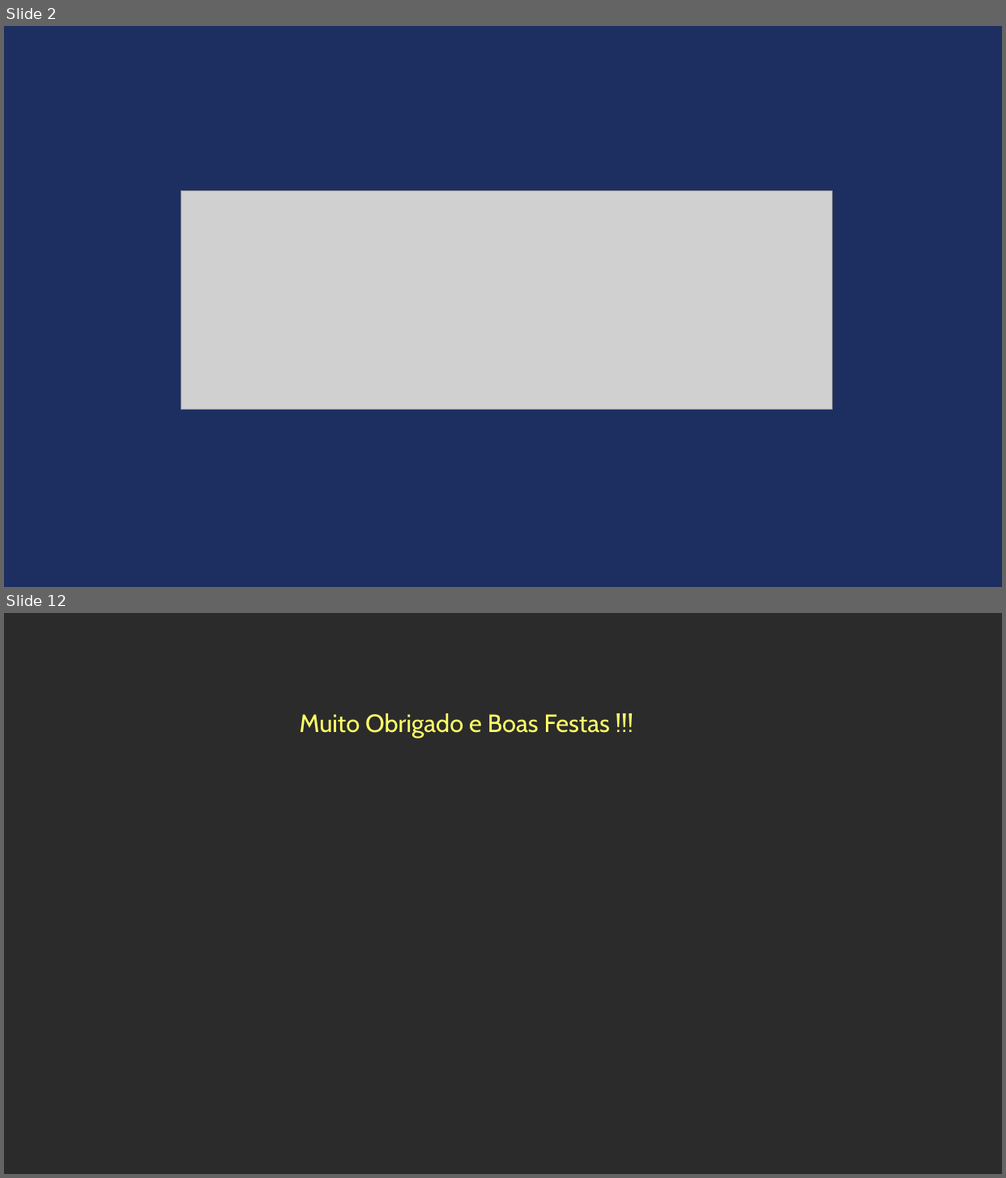
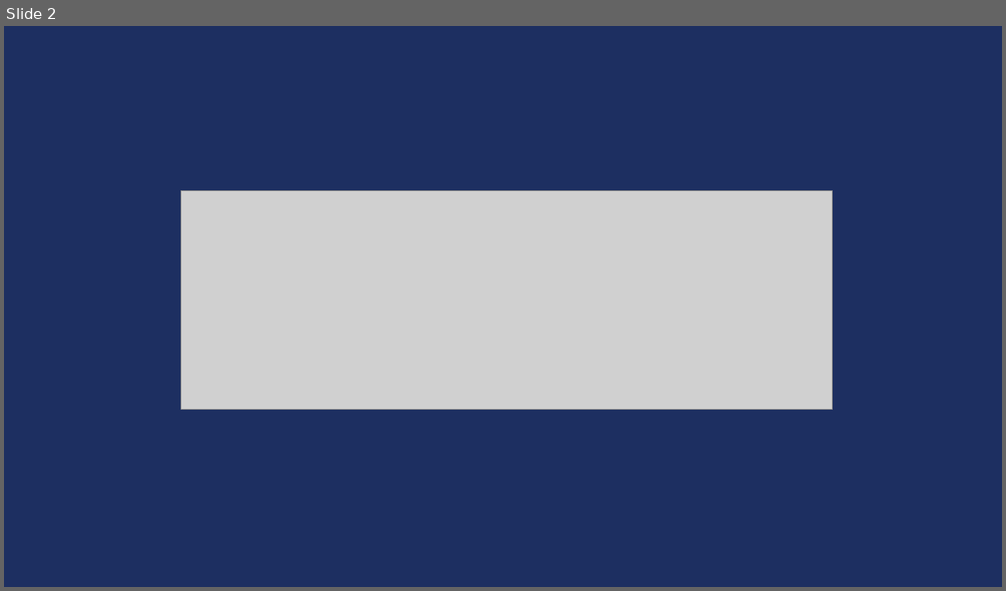
Before and after one commit to lucasperez/apresentacao-angular, a slide deck: apresentacao-ideais-conf-2013.ppt. Shown one above the other, each under a label of ours: slides 2 and 12 before the commit, slide 2 after it; the slides between them are not shown. The pictures are 1006x1178 and 1006x591 pixels, drawn with LibreOffice and Linux fonts; fonts in the diff are those of the drawing; grey boxes stand for pictures; background and template pictures are left out; a plain dark background stands for a picture behind light text. Boxes give left, top, right and bottom in pixels: in the first picture for what was removed or moved away, otherwise in the second. Text is boxed around its words. In the diff, an @@ line names an element or a change of style, - is before the commit and + after.

```diff
--- a/apresentacao-ideais-conf-2013.ppt
+++ b/apresentacao-ideais-conf-2013.ppt
@@ slide 12 removed at [4,613,1002,1174], background picture (left out) @@
@@ text removed at [300,713,610,738] @@
-Muito Obrigado e Boas Festas !!!
```
Also in this commit, not shown: 8 slides changed, 2 slides added, 1 other slide removed.
